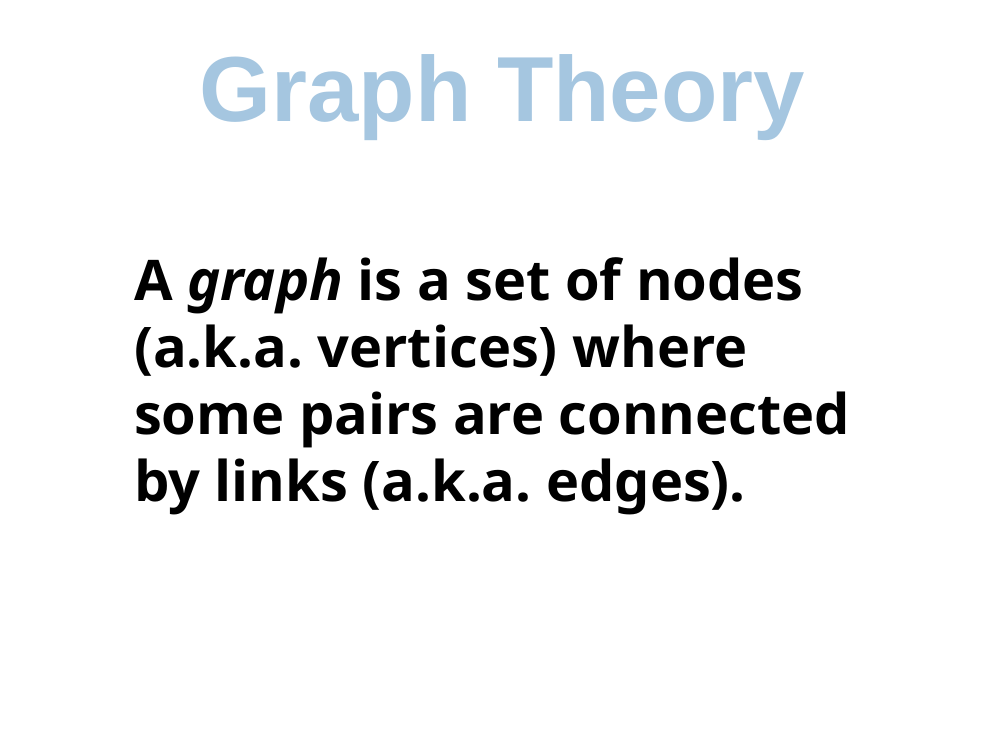
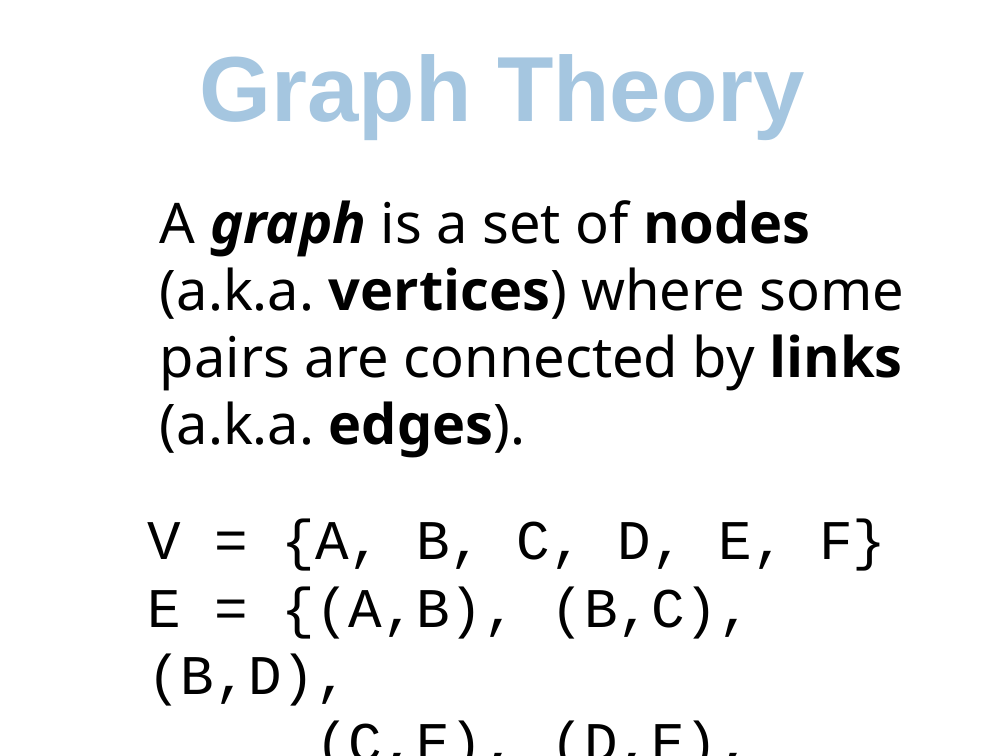
Before and after one commit to Cy-FairCS/cs3, a slide deck: slide 1 of u09a_graphTheory/notes/0 Graph Theory Terminology/Graph Theory Terms.pptx. Drawn at 1008x756 pixels with LibreOffice and Linux fonts; fonts in the diff are those of the drawing; background and template pictures are left out. Boxes give left, top, right and bottom in pixels: in the first picture for what was removed or moved away, otherwise in the second. Text is boxed around its words. In the diff, an @@ line names an element or a change of style, - is before the commit and + after.

```diff
--- a/u09a_graphTheory/notes/0 Graph Theory Terminology/Graph Theory Terms.pptx
+++ b/u09a_graphTheory/notes/0 Graph Theory Terminology/Graph Theory Terms.pptx
@@ text "A graph is a set ...": place and size @@
-text "A graph is a set ..." at [134,257,850,515]
+text "A graph is a set ..." at [160,200,903,458]
@@ text "A graph is a set ..." at [160,200,903,458]: bold off in "A is a set of (a.k.a. vertices) ..."; less space between paragraphs @@
@@ text added at [147,519,886,706], 40 pt, text #000000 @@
+V = {A, B, C, D, E, F}
+E = {(A,B), (B,C), (B,D),
+(C,E), (D,E), (E,F)}
```
Also in this commit, not shown: 16 other slides changed, 8 slides added, 1 slide removed, 31 other files.
